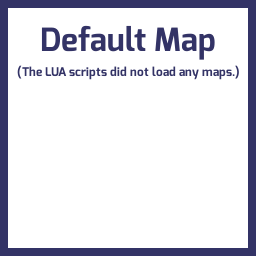
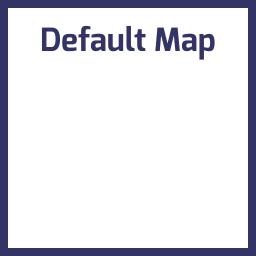
Layered file, before and after one edit (256 x 256). Changes by layer:
removed layer "(The LUA scripts did not load ..." over [17, 65, 239, 80]
